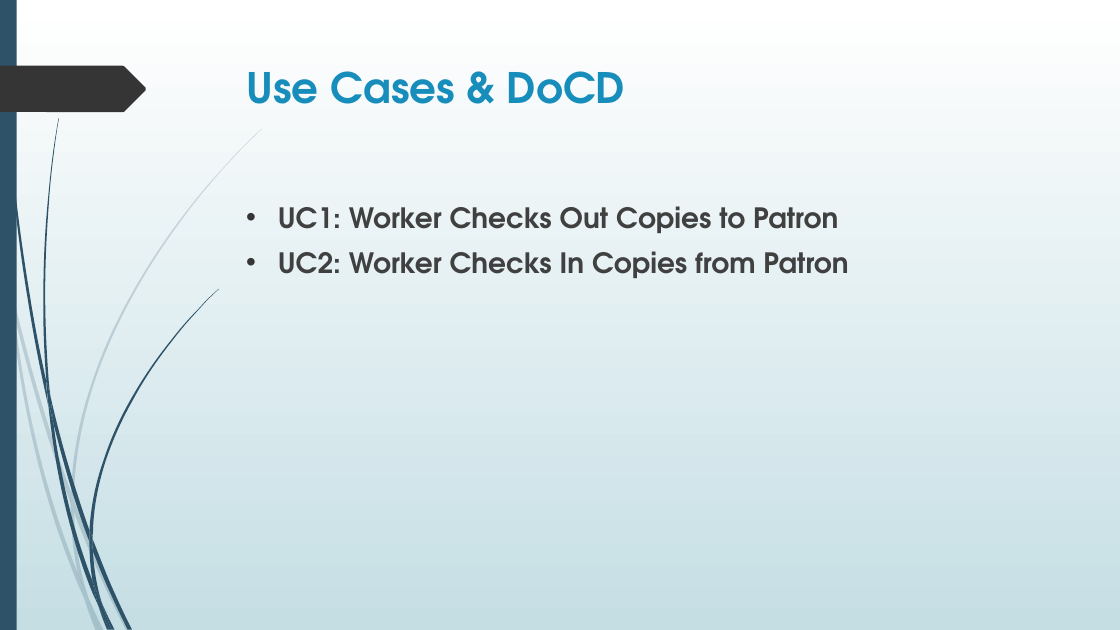
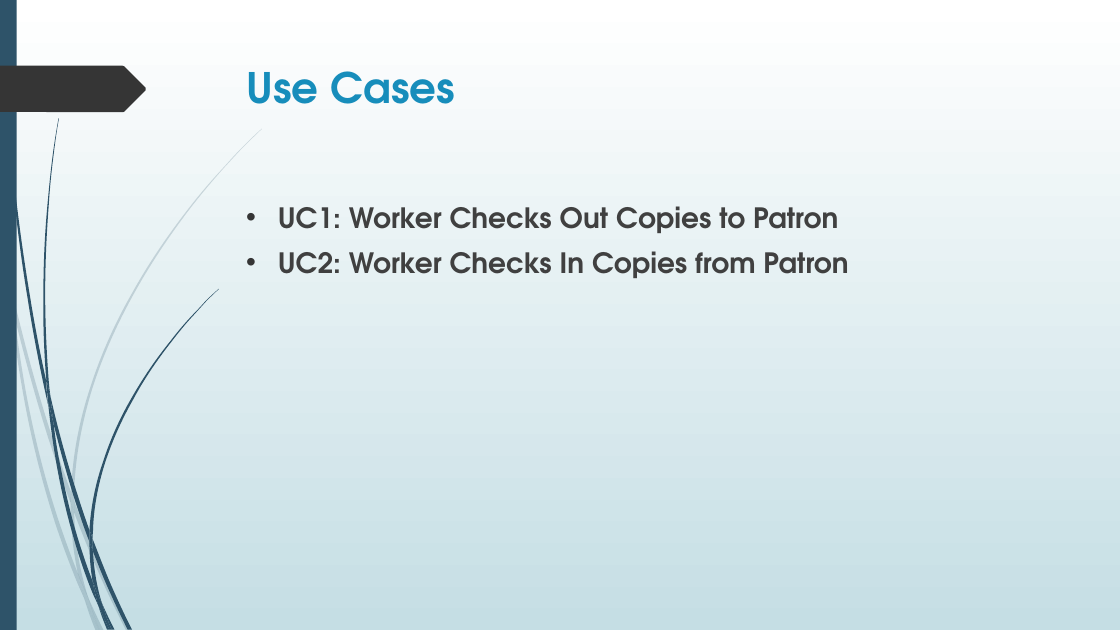
Before and after one commit to dan-ward/TP-6, a slide deck: slide 2 of TRL_final/Textbook Rental Library - Presentation.pptx. Drawn at 1120x630 pixels with LibreOffice and Linux fonts; fonts in the diff are those of the drawing. Boxes give left, top, right and bottom in pixels: in the first picture for what was removed or moved away, otherwise in the second. Text is boxed around its words. In the diff, an @@ line names an element or a change of style, - is before the commit and + after.

```diff
--- a/TRL_final/Textbook Rental Library - Presentation.pptx
+++ b/TRL_final/Textbook Rental Library - Presentation.pptx
@@ title at (247,71,455,104): text changed @@
-Use Cases & DoCD
+Use Cases
```
Also in this commit, not shown: 1 slide removed.
